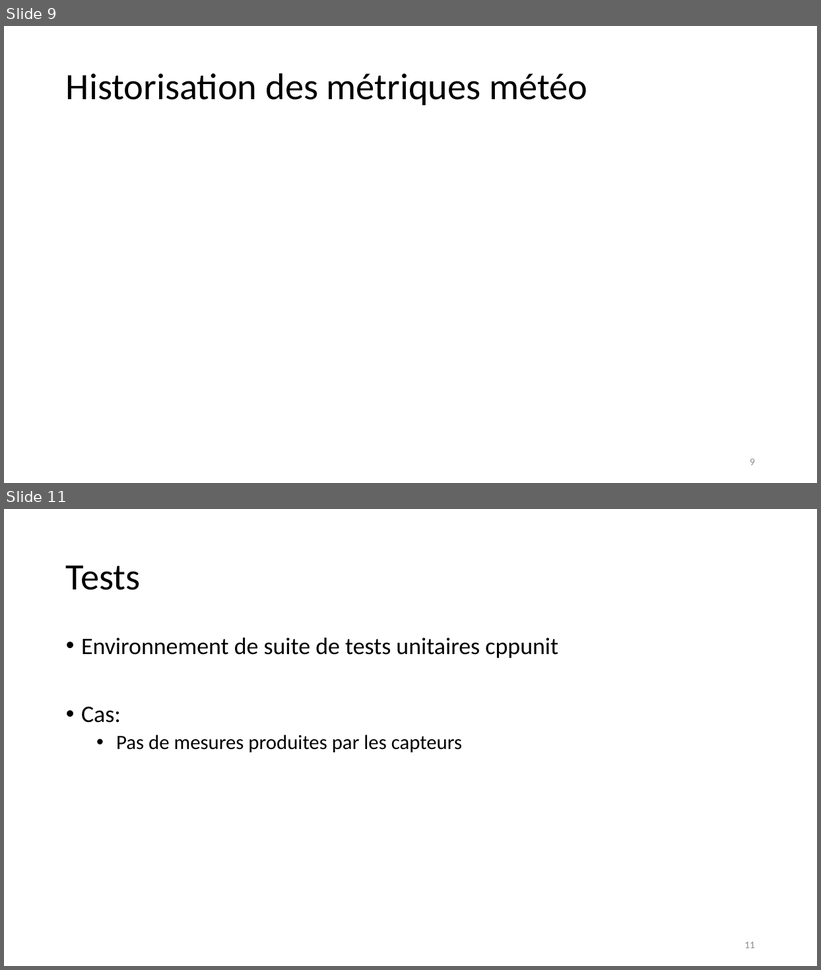
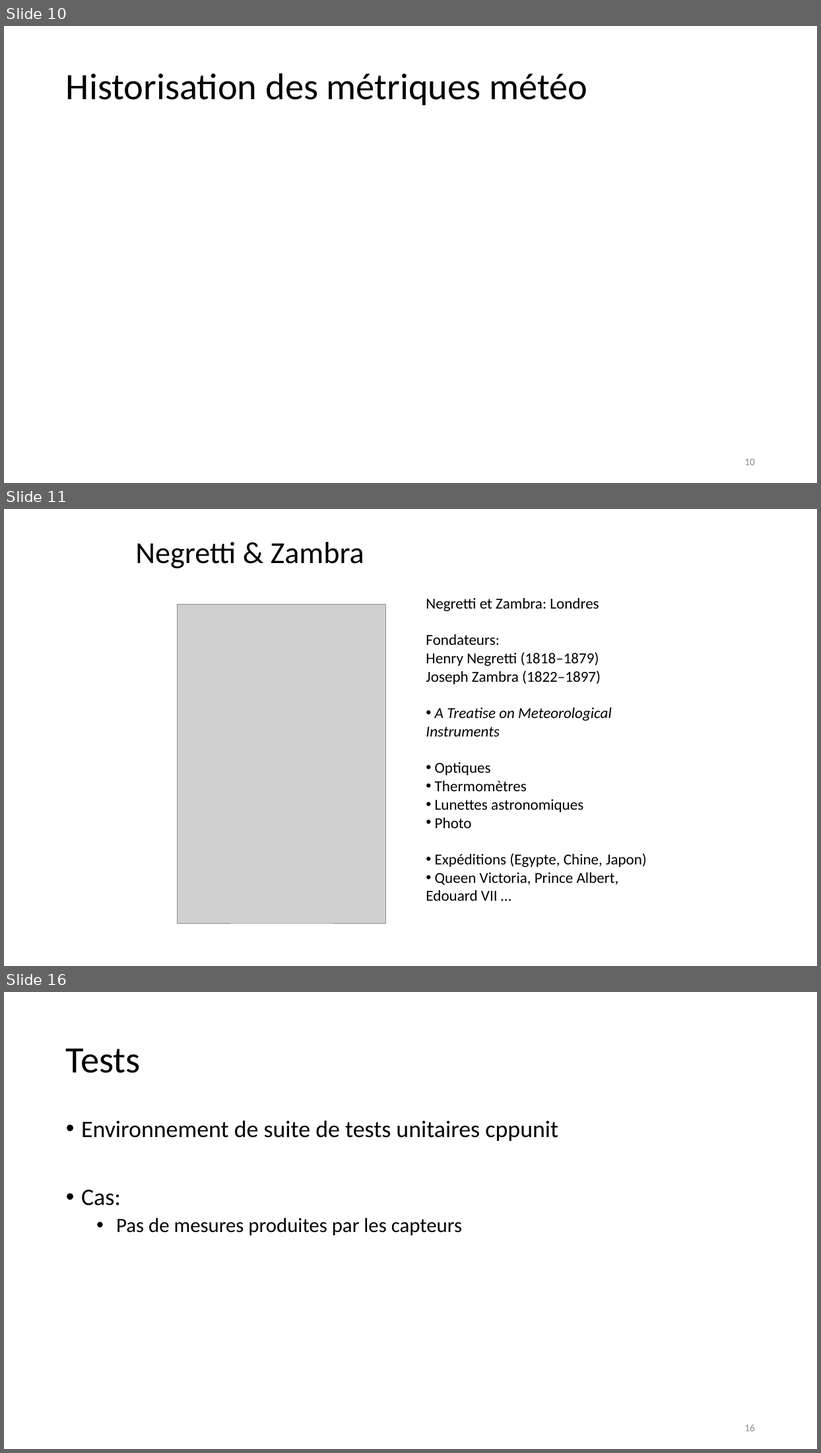
Before and after one commit to jeromelane/WeatherCheckingRpi, a slide deck: weathercheckingrpi/doc/Presentations/projet_meteo_JL_KG_16042019v1.pptx. Shown one above the other, each under a label of ours: slides 9 and 11 before the commit, slides 10, 11 and 16 after it; the slides between them are not shown. The pictures are 821x970 and 821x1453 pixels, drawn with LibreOffice and Linux fonts; fonts in the diff are those of the drawing; grey boxes stand for pictures. Boxes give left, top, right and bottom in pixels: in the first picture for what was removed or moved away, otherwise in the second. Text is boxed around its words. In the diff, an @@ line names an element or a change of style, - is before the commit and + after.

```diff
--- a/weathercheckingrpi/doc/Presentations/projet_meteo_JL_KG_16042019v1.pptx
+++ b/weathercheckingrpi/doc/Presentations/projet_meteo_JL_KG_16042019v1.pptx
@@ slide 11 added at (4,509,817,966), background #FFFFFF @@
@@ title added at (135,542,364,568), 36 pt, text #000000 @@
+Negretti & Zambra
@@ picture added at (177,604,386,923) @@
@@ text added at (426,598,647,901), 18 pt, text #000000 @@
+Negretti et Zambra: Londres
+Fondateurs:
+Henry Negretti (1818–1879)
+Joseph Zambra (1822–1897)
+• A Treatise on Meteorological Instruments
+• Optiques
+• Thermomètres
+• Lunettes astronomiques
+• Photo
+• Expéditions (Egypte, Chine, Japon)
+• Queen Victoria, Prince Albert, Edouard VII …
@@ what was slide 9 is now slide 10 @@
@@ page number at (745,459,755,466): text changed @@
-9
+10
@@ what was slide 11 is now slide 16 @@
@@ page number at (745,1424,755,1432): text changed @@
-11
+16
```
Also in this commit, not shown: 3 slides changed, 5 other slides added, 1 slide removed, 20 other files.
